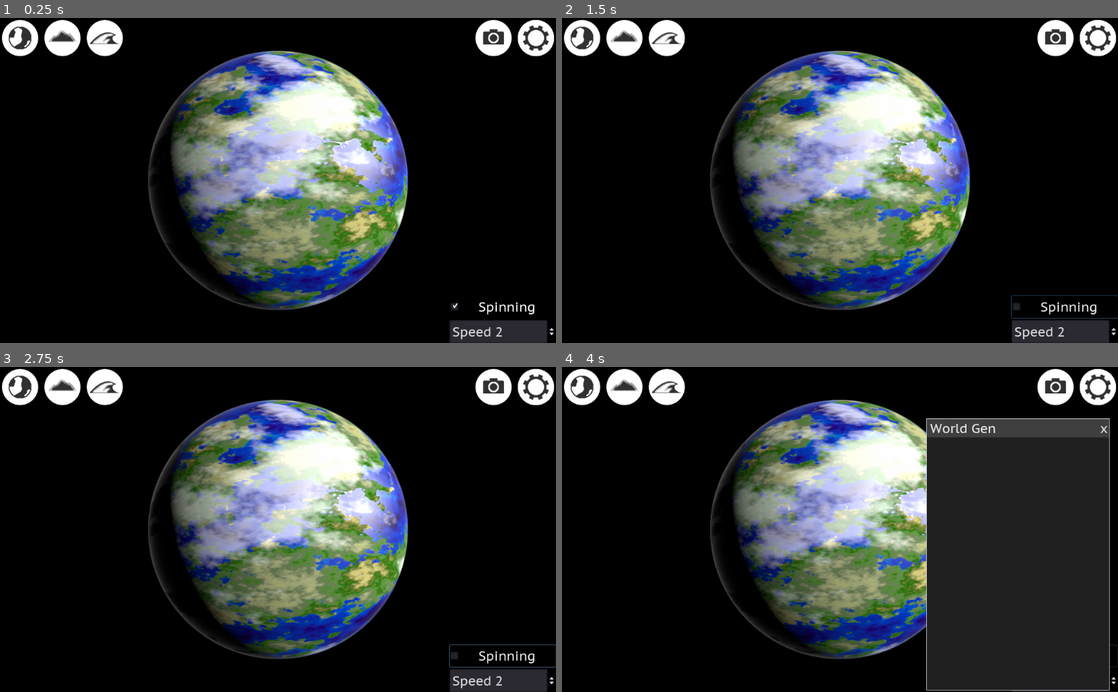
Above: before the commit, frames 1-4 (two rows, left to right).
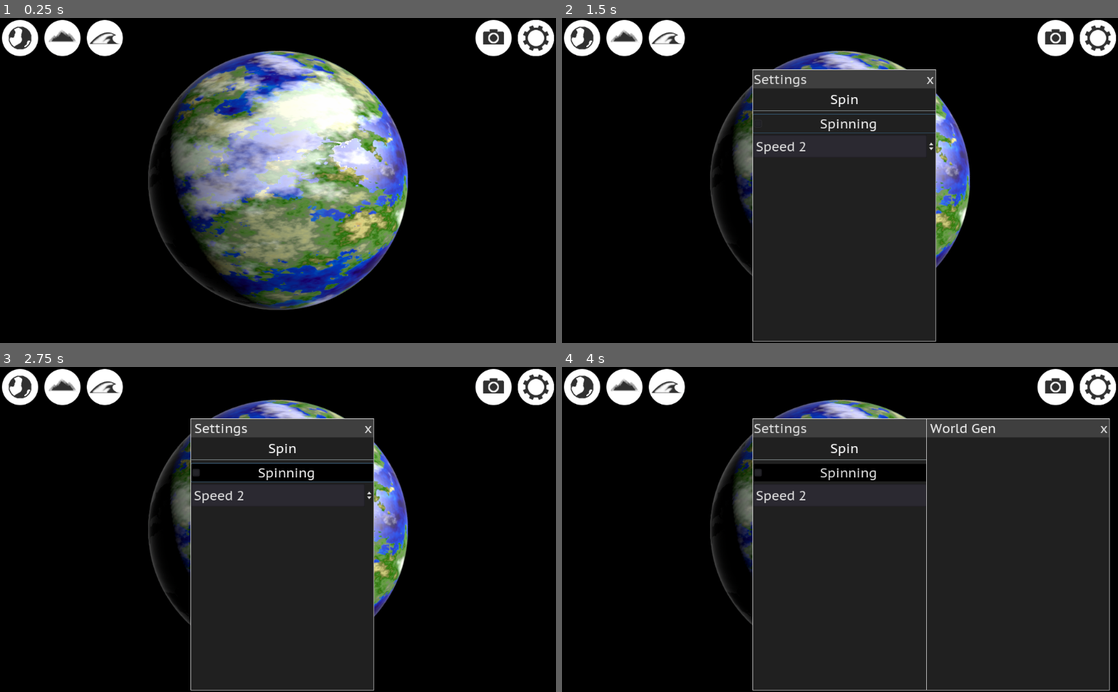
Above: after the commit, the same moments.

Repository: Anaxarchus/Worlds
Game: Godot game, scene res://Main.tscn
Same seed, same stepped clock (60 frames per second), same inputs: the game is played once before the commit and once after it.
Inputs (mouse positions are in pixels of both pictures, inside the frame that each line leads up to):
- Up to frame 1 (0.25 s): no input
- Up to frame 2 (1.5 s): click (1095, 37) at 0.5 s; click "Spinning" at 1.25 s
- Up to frame 3 (2.75 s): click (283, 428) at 2 s, where only the run after the commit has a clickable "Settings"
- Up to frame 4 (4 s): click (584, 386) at 2.75 s; click "World Gen" at 3.5 s

The runs differ from the first frame. In frame 1, 1.4% of the frame differs, in the area x 80-100%, y 87-100%; in frame 2, 28%; in frame 3, 29%, in the area x 34-100%, y 15-100%; in frame 4, 26%.

Commit message:
Settings popup

Diff:
--- a/CustomNodes/DragContainer.tscn
+++ b/CustomNodes/DragContainer.tscn
@@ -14,6 +14,7 @@
 expand_margin_bottom = 1.0
 
 [node name="DragContainer" type="Popup"]
+visible = true
 margin_right = 306.0
 margin_bottom = 335.0
 script = ExtResource( 1 )
--- a/Main.gd
+++ b/Main.gd
@@ -50,3 +50,8 @@
 func _on_OceanPaintButton_pressed():
     $Popups/OceanBiomeColors.show()
     $Popups.node_to_front($Popups/OceanBiomeColors)
+
+
+func _on_Settings_pressed():
+    $Popups/Settings.show()
+    $Popups.node_to_front($Popups/Settings)
--- a/Main.tscn
+++ b/Main.tscn
@@ -180,35 +180,6 @@
 expand = true
 stretch_mode = 5
 
-[node name="Spin" type="VBoxContainer" parent="."]
-anchor_left = 1.0
-anchor_top = 1.0
-anchor_right = 1.0
-anchor_bottom = 1.0
-margin_left = -196.0
-margin_top = -87.0
-__meta__ = {
-"_edit_use_anchors_": false
-}
-
-[node name="CheckBox" type="CheckBox" parent="Spin"]
-margin_right = 196.0
-margin_bottom = 41.0
-size_flags_horizontal = 3
-size_flags_vertical = 3
-pressed = true
-text = "Spinning"
-align = 1
-
-[node name="SpinBox" type="SpinBox" parent="Spin"]
-margin_top = 45.0
-margin_right = 196.0
-margin_bottom = 87.0
-min_value = 2.0
-step = 0.1
-value = 2.0
-prefix = "Speed"
-
 [node name="Popups" type="Control" parent="."]
 anchor_right = 1.0
 anchor_bottom = 1.0
@@ -219,7 +190,6 @@
 }
 
 [node name="WorldGenProperties" parent="Popups" instance=ExtResource( 8 )]
-visible = false
 anchor_left = 1.0
 anchor_right = 1.0
 margin_left = -352.0
@@ -233,7 +203,6 @@
 margin_bottom = 34.0
 
 [node name="LandBiomeColors" parent="Popups" instance=ExtResource( 8 )]
-visible = false
 margin_left = 16.0
 margin_top = 96.0
 margin_right = 352.0
@@ -259,7 +228,6 @@
 size_flags_vertical = 3
 
 [node name="OceanBiomeColors" parent="Popups" instance=ExtResource( 8 )]
-visible = false
 margin_left = 352.0
 margin_top = 96.0
 margin_right = 688.0
@@ -284,15 +252,80 @@
 size_flags_horizontal = 3
 size_flags_vertical = 3
 
+[node name="Settings" parent="Popups" instance=ExtResource( 8 )]
+margin_left = 352.0
+margin_top = 96.0
+margin_right = 688.0
+margin_bottom = 596.0
+window_title = "Settings"
+
+[node name="WindowGrabber" parent="Popups/Settings/Panel/VBoxContainer" index="0"]
+margin_right = 336.0
+margin_bottom = 34.0
+
+[node name="ScrollContainer" type="ScrollContainer" parent="Popups/Settings/Panel/VBoxContainer" index="1"]
+margin_top = 38.0
+margin_right = 336.0
+margin_bottom = 500.0
+mouse_filter = 2
+size_flags_horizontal = 3
+size_flags_vertical = 3
+
+[node name="ColorButtons" type="VBoxContainer" parent="Popups/Settings/Panel/VBoxContainer/ScrollContainer"]
+margin_right = 336.0
+margin_bottom = 462.0
+size_flags_horizontal = 3
+size_flags_vertical = 3
+
+[node name="Label" type="Label" parent="Popups/Settings/Panel/VBoxContainer/ScrollContainer/ColorButtons"]
+margin_right = 336.0
+margin_bottom = 32.0
+text = "Spin"
+align = 1
+valign = 1
+
+[node name="HSeparator" type="HSeparator" parent="Popups/Settings/Panel/VBoxContainer/ScrollContainer/ColorButtons"]
+margin_top = 36.0
+margin_right = 336.0
+margin_bottom = 40.0
+
+[node name="Spin" type="VBoxContainer" parent="Popups/Settings/Panel/VBoxContainer/ScrollContainer/ColorButtons"]
+margin_top = 44.0
+margin_right = 336.0
+margin_bottom = 124.0
+__meta__ = {
+"_edit_use_anchors_": false
+}
+
+[node name="CheckBox" type="CheckBox" parent="Popups/Settings/Panel/VBoxContainer/ScrollContainer/ColorButtons/Spin"]
+margin_right = 336.0
+margin_bottom = 34.0
+size_flags_horizontal = 3
+size_flags_vertical = 3
+pressed = true
+text = "Spinning"
+align = 1
+
+[node name="SpinBox" type="SpinBox" parent="Popups/Settings/Panel/VBoxContainer/ScrollContainer/ColorButtons/Spin"]
+margin_top = 38.0
+margin_right = 336.0
+margin_bottom = 80.0
+min_value = 2.0
+step = 0.1
+value = 2.0
+prefix = "Speed"
+
 [connection signal="pressed" from="HBoxContainer/Creator/HBoxContainer/Left/WorldGenButton" to="." method="_on_WorldGenButton_pressed"]
 [connection signal="pressed" from="HBoxContainer/Creator/HBoxContainer/Left/LandPaintButton" to="." method="_on_LandPaintButton_pressed"]
 [connection signal="pressed" from="HBoxContainer/Creator/HBoxContainer/Left/OceanPaintButton" to="." method="_on_OceanPaintButton_pressed"]
-[connection signal="toggled" from="Spin/CheckBox" to="HBoxContainer/Creator/ViewportContainer/Viewport/Spatial" method="_on_CheckBox_toggled"]
-[connection signal="value_changed" from="Spin/SpinBox" to="HBoxContainer/Creator/ViewportContainer/Viewport/Spatial" method="_on_SpinBox_value_changed"]
+[connection signal="pressed" from="HBoxContainer/Creator/HBoxContainer/Right/Settings" to="." method="_on_Settings_pressed"]
 [connection signal="window_selected" from="Popups/WorldGenProperties" to="Popups" method="_on_WorldGenProperties_window_selected"]
 [connection signal="window_selected" from="Popups/LandBiomeColors" to="Popups" method="_on_BiomeColors_window_selected"]
 [connection signal="window_selected" from="Popups/OceanBiomeColors" to="Popups" method="_on_OceanBiomeColors_window_selected"]
+[connection signal="toggled" from="Popups/Settings/Panel/VBoxContainer/ScrollContainer/ColorButtons/Spin/CheckBox" to="HBoxContainer/Creator/ViewportContainer/Viewport/Spatial" method="_on_CheckBox_toggled"]
+[connection signal="value_changed" from="Popups/Settings/Panel/VBoxContainer/ScrollContainer/ColorButtons/Spin/SpinBox" to="HBoxContainer/Creator/ViewportContainer/Viewport/Spatial" method="_on_SpinBox_value_changed"]
 
 [editable path="Popups/WorldGenProperties"]
 [editable path="Popups/LandBiomeColors"]
 [editable path="Popups/OceanBiomeColors"]
+[editable path="Popups/Settings"]
